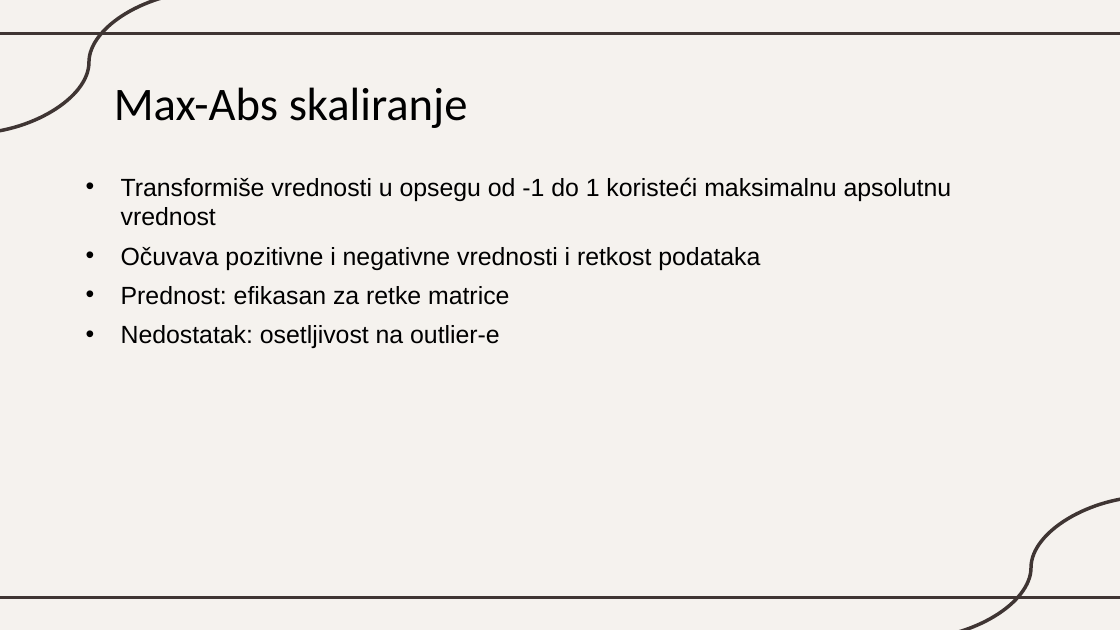
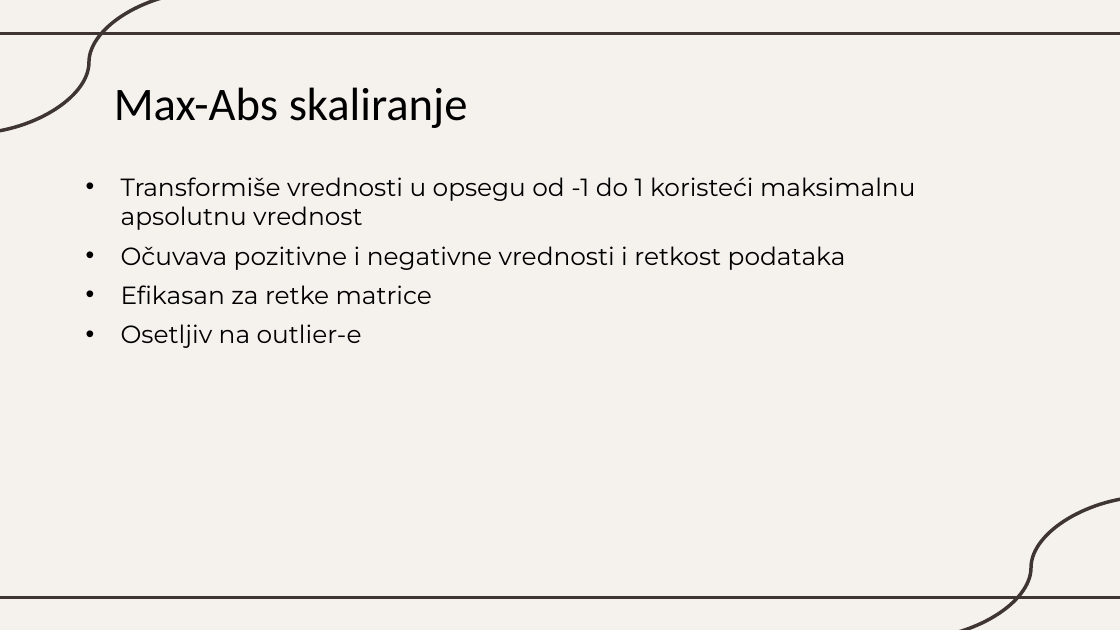
Before and after one commit to katarinaast/Data-transformation-in-machine-learning, a slide deck: slide 9 of Transformacija podataka.pptx. Drawn at 1120x630 pixels with LibreOffice and Linux fonts; fonts in the diff are those of the drawing. Boxes give left, top, right and bottom in pixels: in the first picture for what was removed or moved away, otherwise in the second. Text is boxed around its words. In the diff, an @@ line names an element or a change of style, - is before the commit and + after.

```diff
--- a/Transformacija podataka.pptx
+++ b/Transformacija podataka.pptx
@@ text at bbox=[121, 177, 915, 270]: font Arial to Montserrat in "Transformiše vrednosti u opsegu od -1 do ...", "Očuvava pozitivne i negativne vrednosti i retkost ..." @@
@@ text at bbox=[121, 285, 432, 348]: text changed; font Arial to Montserrat @@
-• Prednost: efikasan za retke matrice
-• Nedostatak: osetljivost na outlier-e
+• Efikasan za retke matrice
+• Osetljiv na outlier-e
```
Also in this commit, not shown: 30 other slides changed.
